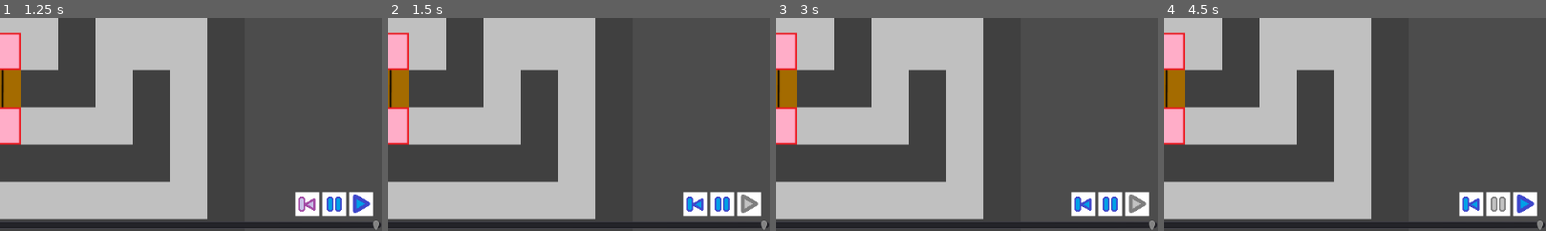
Above: before the commit, frames 1-4 (left to right).
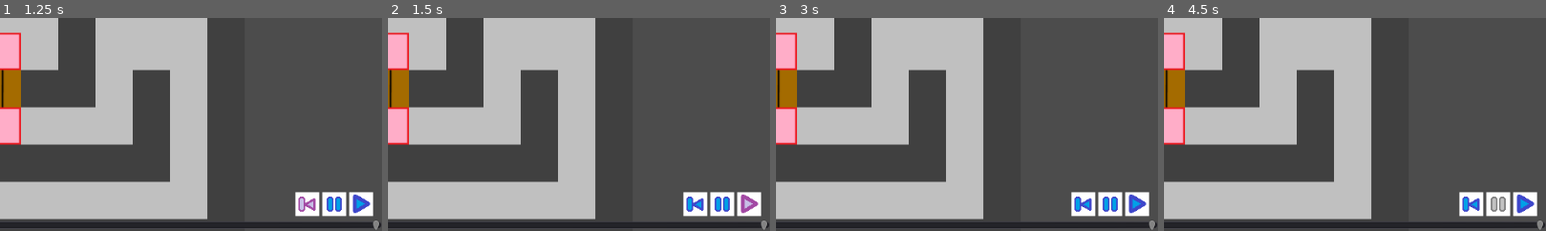
Above: after the commit, the same moments.

Repository: Charidan/Kleptochron
Game: Godot game, scene res://scenes/CollisionTest.tscn
Same seed, same stepped clock (60 frames per second), same inputs: the game is played once before the commit and once after it.
Inputs (mouse positions are % of the whole screen's width and height, from its top left):
- Up to frame 1 (1.25 s): click (90, 94) at 0.5 s
- Up to frame 2 (1.5 s): click (97, 94) at 1.25 s
- Up to frame 3 (3 s): click (97, 94) at 2.02 s; click (99, 94) at 2.75 s
- Up to frame 4 (4.5 s): click (100, 94) at 3.5 s; click (94, 94) at 4.25 s
The pictures show only the part of the screen within x 50-100%, y 50-100%; the shares and areas given below are measured in that part.

Frame 1 is identical in both runs. In frame 2, 0.3% of the frame differs, in the area x 92-97%, y 82-92%; in frame 3, 0.3%; in frame 4, nothing differs.
Error before the commit: Invalid get index '2' (on base: 'Array'). (res://scripts/Character.gd:40)
Error after the commit: Parse Error: Mixed tabs and spaces in indentation. (res://scripts/global.gd:126)

Commit message:
[KLP-14] WIP Reworked time travel system from the HUD down. The slider now calls time_travel(target_time, entities) and the play button returns to the present whereas the jump button finalizes the jump to the viewed time. Known issues: * Jumping causes a nonsensical null reference * Doors time travel to binary open/close states instead of properly calculating interstitial values

Diff:
--- a/scenes/HUD.tscn
+++ b/scenes/HUD.tscn
@@ -18,7 +18,6 @@
 [ext_resource path="res://assets/time_play_focused.png" type="Texture" id=16]
 [ext_resource path="res://scripts/Time_Slider.gd" type="Script" id=17]
 
-
 [node name="HUD" type="MarginContainer" index="0"]
 
 pause_mode = 2
--- a/scripts/Character.gd
+++ b/scripts/Character.gd
@@ -90,8 +90,8 @@
 		position = Vector2(lerp(position.x, late_event[2]['position'].x, time_ratio), lerp(position.y, late_event[2]['position'].y, time_ratio))
 		print(position)
 
-func start_replay(t):
-	state = 'replay'
-	var event = global.find_adjacent_events(t, event_list)[0]
-	if event:
-		replay_index = self.event_list.find(event)+1
+func finalize_jump(t):
+	if state == 'replay':
+		var event = global.find_adjacent_events(t, event_list)[0]
+		if event:
+			replay_index = self.event_list.find(event)+1
--- a/scripts/CollisionTest.gd
+++ b/scripts/CollisionTest.gd
@@ -1,13 +1,8 @@
 extends Node2D
-
-# class member variables go here, for example:
-# var a = 2
-# var b = "textvar"
 
 func _ready():
 	global.reset_time()
-	# Called when the node is added to the scene for the first time.
-	# Initialization here
+
 	var pp1 = find_node("PP_Door1")
 	var pp2 = find_node("PP_Door2")
 	var timeplate = find_node("PP_Time")
@@ -16,6 +11,8 @@
 	var tpp1 = find_node("PP_DoorT1")
 	var tpp2 = find_node("PP_DoorT2")
 
+	#TODO consider a variant architecture with a "network" entity that rebroadcasts signals between linked plates/doors/etc so you don't have to pair them all
+	# maybe have it automatically find its tree-children and link them to itself so you can set up the signal links with the editor tree
 	connect_plate_to_door(pp1, door)
 	connect_plate_to_door(pp2, door)
 	connect_plates(pp1, pp2)
@@ -38,4 +35,4 @@
 
 func travel_back(signal_value, delta=600):
 	if signal_value == 'time':
-		global.time_travel_back(delta, self.get_children())
+		global.time_travel(global.furthest_present - delta, self.get_children())
--- a/scripts/HUD.gd
+++ b/scripts/HUD.gd
@@ -1,14 +1,11 @@
 extends MarginContainer
 
-# class member variables go here, for example:
 var button_jump
 var button_pause
 var button_play
 var time_slider
 
 func _ready():
-	# Called when the node is added to the scene for the first time.
-	# Initialization here
 	time_slider = find_node("time_slider")
 	button_jump = find_node("button_jump")
 	button_pause = find_node("button_pause")
@@ -20,9 +17,21 @@
 	button_play.focus_mode = Control.FOCUS_NONE
 
 	time_slider.connect("pause", self, "pause")
-	button_jump.connect("pause", self, "pause")
+	button_jump.connect("pressed", self, "jump")
 	button_pause.connect("pressed", self, "pause")
-	button_play.connect("pressed", self, "unpause")
+	button_play.connect("pressed", self, "play")
+
+#return to present and unpause
+func play():
+	print("played")
+	global.time_travel(global.furthest_present, global.find_children())
+	unpause()
+
+#wipe futures and unpause
+func jump():
+	print("jump")
+	global.jump(global.find_children())
+	unpause()
 
 func pause():
 	print("paused")
@@ -32,11 +41,8 @@
 	get_tree().paused = true
 
 func unpause():
-	print("played")
+	print("unpaused")
 	button_pause.disabled = false
 	button_play.disabled = true
 	button_pause.pressed = false
-	global.furthest_present = global.time
-	time_slider.value = 1
-	global.unpause()
 	get_tree().paused = false
--- a/scripts/Pressureplate.gd
+++ b/scripts/Pressureplate.gd
@@ -8,13 +8,7 @@
 var sprite_on
 var sprite_off
 
-# class member variables go here, for example:
-# var a = 2
-# var b = "textvar"
-
 func _ready():
-	# Called when the node is added to the scene for the first time.
-	# Initialization here
 	sprite_on = find_node("sprite_on")
 	sprite_off = find_node("sprite_off")
 
@@ -62,6 +56,6 @@
 	elif early_event[0] == "plate_off":
 		sprite_on.hide()
 		sprite_off.show()
-	var start_index = self.event_list.find(early_event)+1
-	for i in range(start_index, len(event_list)):
-		self.event_list.remove(i)
+
+func finalize_jump(t):
+	global.wipe_future(self, t)
--- a/scripts/door.gd
+++ b/scripts/door.gd
@@ -13,13 +13,7 @@
 var LEFT_DOOR
 var RIGHT_DOOR
 
-# class member variables go here, for example:
-# var a = 2
-# var b = "textvar"
-
 func _ready():
-	# Called when the node is added to the scene for the first time.
-	# Initialization here
 	LEFT_DOOR = find_node("leftdoor")
 	RIGHT_DOOR = find_node("rightdoor")
 
@@ -71,7 +65,6 @@
 	elif early_event[0] == 'close_begin':
 		move_towards(LEFT_DOOR, POS_LEFT_CLOSE, global.time - early_event[1])
 		move_towards(RIGHT_DOOR, POS_RIGHT_CLOSE, global.time - early_event[1])
-	#remove all events after the early event
-	var start_index = self.event_list.find(late_event)
-	for i in range(start_index, len(event_list)):
-		self.event_list.remove(i)
+
+func finalize_jump(t):
+	global.wipe_future(self, t)
--- a/scripts/global.gd
+++ b/scripts/global.gd
@@ -2,10 +2,19 @@
 
 var Character = preload("res://scenes/Character.tscn")
 
-var time = 600
-var furthest_present = 600
+const UPP_DISTANCE = 600
+var time = UPP_DISTANCE
+var furthest_present = UPP_DISTANCE
 var player = null
 var player_ghost = null
+
+func reset_time():
+	time = UPP_DISTANCE
+	furthest_present = time
+	var slider = find_children()[0].get_parent().find_node("time_slider")
+	if slider:
+		print("found it")
+		slider.set_time(time)
 
 func _physics_process(delta):
 	time += 1
@@ -13,9 +22,6 @@
 		furthest_present = time
 	if time % 100 == 0:
 		print(time)
-
-func reset_time():
-	time = 600
 
 func find_adjacent_events(t, event_list):
 	#Does a binary search
@@ -54,11 +60,18 @@
 		else:
 			return [event_list[m], event_list[m]]
 
-func time_travel_back(delta, children):
+#returns the top-level nodes of the level scene
+func find_children():
+	# the tree will have two children. children[0] is global
+	# the most recently loaded top-level scene, children[len(children) - 1], *should* be the active level if we don't fuck up load order
+	return get_tree().get_root().get_children()[len(get_tree().get_root().get_children()) - 1].get_children()
+
+func time_travel(target_time, children):
+	if time == target_time:
+		return
 	print(children)
-	delta = int(delta)
 	var prevtime = time
-	time -= delta
+	time = target_time
 	print("TIME TRAVEL from " + str(prevtime) + " to " + str(time))
 	# if *returning* to the present
 	if time == furthest_present and prevtime != furthest_present:
@@ -87,7 +100,9 @@
 			player_ghost.rotation = player.rotation
 
 			# delete the old player's camera so only one camera exists in the scene
-			player.find_node("Camera2D").queue_free()
+			var oldcam = player.find_node("Camera2D")
+			if oldcam:
+				oldcam.queue_free()
 			player.event_list.append(['depart', time, {'position' : player_ghost.position, 'rotation' : player_ghost.rotation, 'velocity' : Vector2(0,0)}])
 		player_ghost.event_list = [['arrive', time, {'position' : player_ghost.position, 'rotation' : player_ghost.rotation, 'velocity' : Vector2(0,0)}]]
 	for child in children:
@@ -95,7 +110,17 @@
 			var events = self.find_adjacent_events(time, child.event_list)
 			child.reset_to_events(events)
 
-func unpause():
-	player.start_replay(time)
+func jump(children):
+	player.state = 'replay'
 	player = player_ghost
 	player_ghost = null
+
+	for child in children:
+		if 'finalize_jump' in child:
+			child.finalize_jump()
+
+func wipe_future(entity, t):
+	#remove all events after the specified time
+	var wipe_index = entity.event_list.find(global.find_adjacent_events(t, entity.event_list)[0]) + 1
+	while wipe_index < len(entity.event_list):
+        entity.event_list.remove(wipe_index)
--- a/scripts/time_slider.gd
+++ b/scripts/time_slider.gd
@@ -1,23 +1,36 @@
 extends HSlider
 signal pause
 
-# class member variables go here, for example:
-# var a = 2
-# var b = "textvar"
-
-const UPP_DISTANCE = 600
+var suppress_signal = false
 
 func _ready():
-	# Called when the node is added to the scene for the first time.
-	# Initialization here
 	self.focus_mode = Control.FOCUS_NONE
 	self.connect("value_changed", self, "timeskip")
 
+func _physics_process(delta):
+	suppress_signal = true
+	set_time(global.time)
+	suppress_signal = false
+
+func get_slider_time(val = null):
+	var v = val if val else value
+	return int(lerp(global.furthest_present - global.UPP_DISTANCE, global.furthest_present, v))
+
+#TODO make sure that the UPP doesn't move when you jump or reset the slider for any reason
+# also investigate if the slider was resetting itself without the set_time function
+func set_time(time):
+	var upp = global.furthest_present - global.UPP_DISTANCE
+	if not suppress_signal:
+		print("SET TIME target_time = " + str(time) + " target_value = " + str(float(time - upp) / (global.furthest_present - upp)) + " beach = " + str(global.furthest_present) + " upp = " + str(upp))
+	suppress_signal = true
+	value = float(time - upp) / (global.furthest_present - upp)
+	suppress_signal = false
+
 func timeskip(val):
-	print('haha')
+	if suppress_signal:
+		return
 	emit_signal("pause")
-	# TODO ask global to travel us back to the time
-	print("UPP = " + str(global.furthest_present - UPP_DISTANCE) + " beach = " + str(global.furthest_present) + " target = " + str(lerp(global.furthest_present - UPP_DISTANCE, global.furthest_present, val)))
+	print("UPP = " + str(global.furthest_present - global.UPP_DISTANCE) + " beach = " + str(global.furthest_present) + " target = " + str(lerp(global.furthest_present - global.UPP_DISTANCE, global.furthest_present, val)))
 	#lerp between furthest_present anchor and UPP to get target time
 	#subtract target time from current time to get delta
-	global.time_travel_back(global.time - lerp(global.furthest_present - UPP_DISTANCE, global.furthest_present, val), get_tree().get_root().get_children()[len(get_tree().get_root().get_children()) - 1].get_children())
+	global.time_travel(get_slider_time(val), global.find_children())
